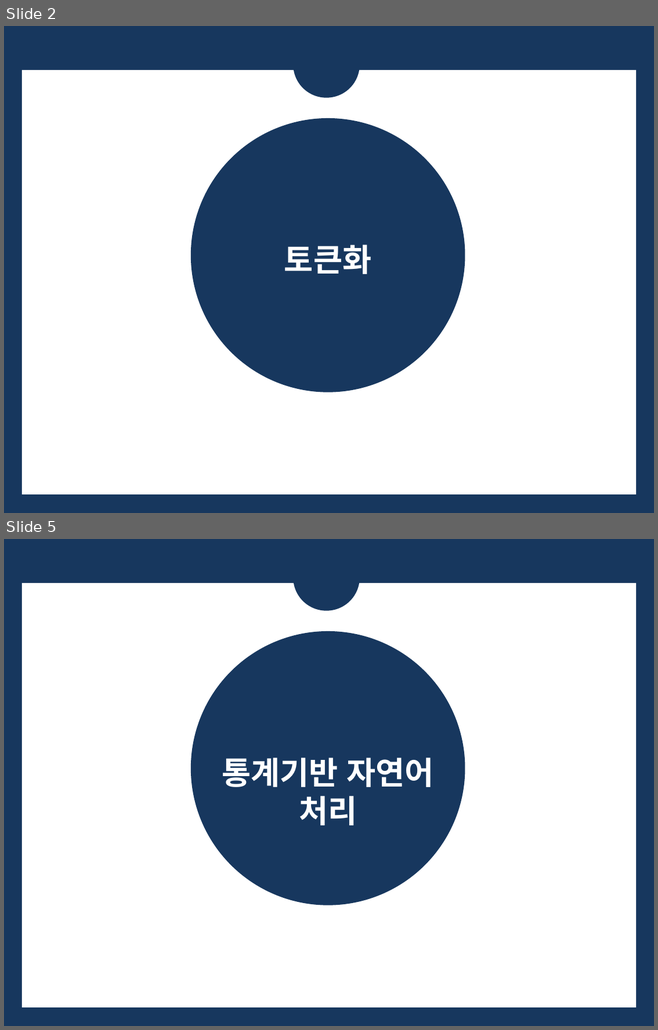
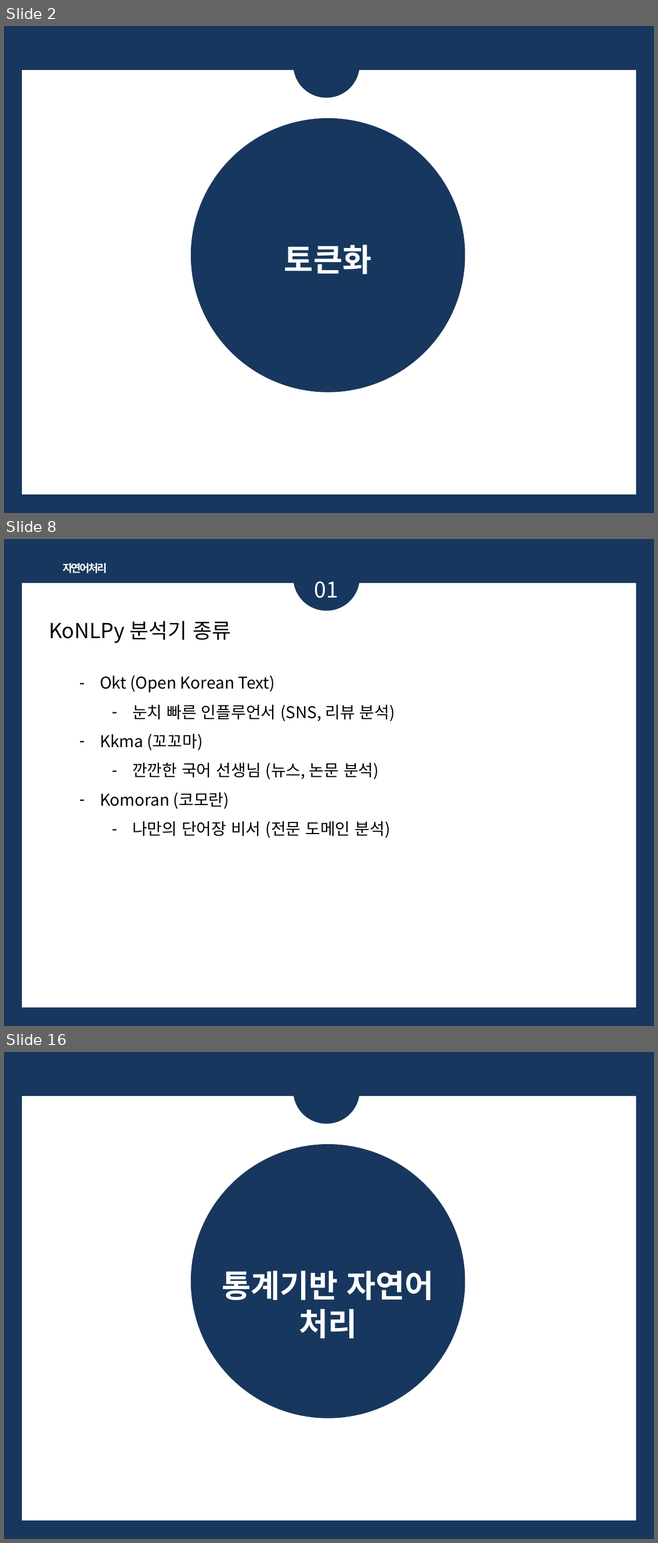
Before and after one commit to bsmoon-86/multicam_2025, a slide deck: PPT/자연어처리_정리.pptx. Shown one above the other, each under a label of ours: slides 2 and 5 before the commit, slides 2, 8 and 16 after it; the slides between them are not shown. The pictures are 658x1030 and 658x1543 pixels, drawn with LibreOffice and Linux fonts; fonts in the diff are those of the drawing. Boxes give left, top, right and bottom in pixels: in the first picture for what was removed or moved away, otherwise in the second. Text is boxed around its words. In the diff, an @@ line names an element or a change of style, - is before the commit and + after.

```diff
--- a/PPT/자연어처리_정리.pptx
+++ b/PPT/자연어처리_정리.pptx
@@ slide 8 added at bbox=[4, 539, 654, 1026], background #17375E; not listed: 1 template element that a slide beside it also shows @@
@@ ellipse added at bbox=[293, 544, 360, 610], fill #17375E @@
@@ text added at bbox=[63, 563, 107, 573], 12 pt, text #FFFFFF, bold @@
+자연어처리
@@ text added at bbox=[314, 581, 338, 598], 24 pt, text #FFFFFF @@
+01
@@ text added at bbox=[49, 621, 231, 643], 23 pt, text #000000 @@
+KoNLPy 분석기 종류
@@ text added at bbox=[100, 675, 395, 838], 18 pt, text #000000 @@
+– Okt (Open Korean Text)
+  – 눈치 빠른 인플루언서 (SNS, 리뷰 분석)
+– Kkma (꼬꼬마)
+  – 깐깐한 국어 선생님 (뉴스, 논문 분석)
+– Komoran (코모란)
+  – 나만의 단어장 비서 (전문 도메인 분석)
@@ what was slide 5 is now slide 16 @@
```
Also in this commit, not shown: 2 slides changed, 10 other slides added, 1 other file.
